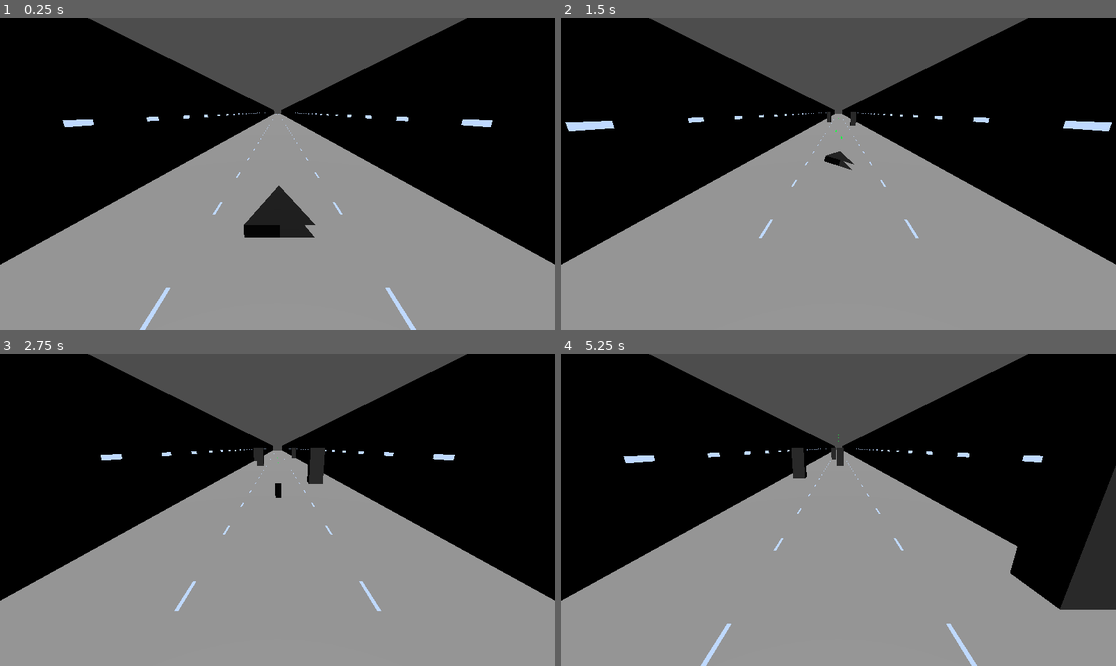
Above: before the commit, frames 1-4 (two rows, left to right).
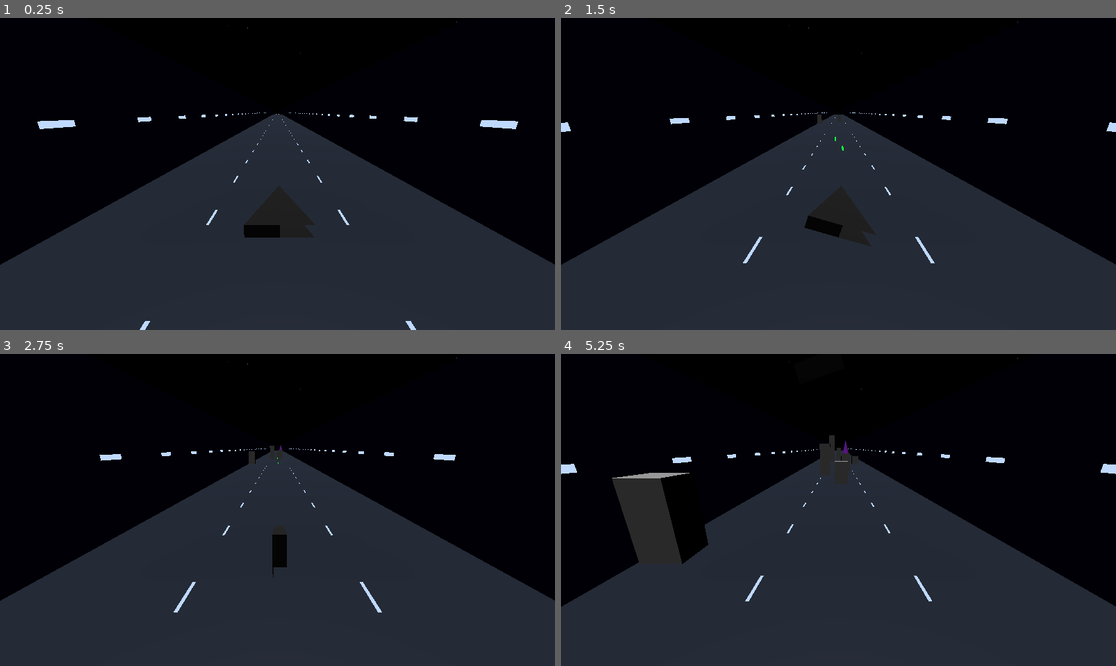
Above: after the commit, the same moments.

Repository: hotdogontology/CSCE552
Game: Godot game, scene res://main.tscn
Two runs of this game, one before a commit and one after it. Both use one fixed random seed, a clock stepped at 60 frames per second and the inputs below. Sound files missing from this copy of the repository are replaced by a short silence.
Inputs:
- Up to frame 1 (0.25 s): no input
- Up to frame 2 (1.5 s): hold F (knife_right) 0.53-1.28 s; hold S (boost) 0.53-1.28 s; tap Space (fire) at 0.8, 1.35 s; hold D (brake) from 1.28 s (still down)
- Up to frame 3 (2.75 s): tap S (boost) at 1.55 s; release D (brake) at 2.03 s; hold F (knife_right) from 2.03 s (still down); hold S (boost) from 2.03 s (still down); tap Space (fire) at 2.3 s
- Up to frame 4 (5.25 s): release F (knife_right) at 2.78 s; release S (boost) at 2.78 s; hold Up (move_up) 2.78-3.53 s; tap Space (fire) at 2.85, 3.8, 4.35 s; tap S (boost) at 3.05, 4.55 s; hold S (boost) 3.53-4.28 s; hold A (knife_left) 3.53-5.03 s; hold D (brake) from 5.03 s (still down); hold S (boost) from 5.03 s (still down)

The runs differ from the first frame. In frame 1, 55% of the frame differs, in the area x 0-100%, y 0-100%; in frame 2, 56%; in frame 3, 56%; in frame 4, 59%.

Commit message:
some sound effects, enemy turret

Diff:
--- /dev/null
+++ b/hound/camera_follow.gd
@@ -0,0 +1,27 @@
+extends Camera3D
+
+@export var target_path: NodePath = NodePath("../Player")
+@export_range(0.0, 1.0, 0.05) var horizontal_follow_amount := 0.3
+@export_range(0.0, 1.0, 0.05) var vertical_follow_amount := 0.2
+@export var follow_smoothing := 7.0
+
+@onready var target: Node3D = get_node(target_path) as Node3D
+
+var starting_position := Vector3.ZERO
+var target_starting_position := Vector3.ZERO
+
+
+func _ready() -> void:
+	starting_position = position
+	target_starting_position = target.position
+
+
+func _process(delta: float) -> void:
+	var target_offset := target.position - target_starting_position
+	var desired_position := starting_position + Vector3(
+		target_offset.x * horizontal_follow_amount,
+		target_offset.y * vertical_follow_amount,
+		0.0
+	)
+	var follow_weight := 1.0 - exp(-follow_smoothing * delta)
+	position = position.lerp(desired_position, follow_weight)
--- /dev/null
+++ b/hound/enemy_laser.gd
@@ -0,0 +1,61 @@
+extends Area3D
+
+@export var speed := 25.0
+@export var lifetime := 5.0
+
+@onready var hitbox: CollisionShape3D = $CollisionShape3D
+
+var direction := Vector3.BACK
+var has_hit := false
+
+
+func _ready() -> void:
+	area_entered.connect(_on_area_entered)
+
+
+func set_direction(new_direction: Vector3) -> void:
+	direction = new_direction.normalized()
+	look_at(global_position + direction, Vector3.UP)
+
+
+func _physics_process(delta: float) -> void:
+	if has_hit:
+		return
+
+	var movement := direction * speed * delta
+	var query := PhysicsShapeQueryParameters3D.new()
+	query.shape = hitbox.shape
+	query.transform = hitbox.global_transform
+	query.motion = movement
+	query.collision_mask = collision_mask
+	query.collide_with_areas = true
+	query.collide_with_bodies = false
+	var collision_fractions := (
+		get_world_3d().direct_space_state.cast_motion(query)
+	)
+	if collision_fractions[0] < 1.0:
+		global_position += movement * collision_fractions[0]
+		_hit_player()
+		return
+
+	global_position += movement
+	lifetime -= delta
+	if lifetime <= 0.0:
+		queue_free()
+
+
+func _on_area_entered(area: Area3D) -> void:
+	if area.is_in_group("player"):
+		_hit_player()
+
+
+func _hit_player() -> void:
+	if has_hit:
+		return
+
+	has_hit = true
+	set_physics_process(false)
+	set_deferred("monitoring", false)
+	hitbox.set_deferred("disabled", true)
+	queue_free()
+	get_tree().call_deferred("reload_current_scene")
--- /dev/null
+++ b/hound/enemy_laser.tscn
@@ -0,0 +1,28 @@
+[gd_scene load_steps=5 format=3]
+
+[ext_resource type="Script" path="res://enemy_laser.gd" id="1_enemy_laser"]
+
+[sub_resource type="StandardMaterial3D" id="StandardMaterial3D_enemy_laser"]
+shading_mode = 0
+albedo_color = Color(1, 0.04, 0.02, 1)
+emission_enabled = true
+emission = Color(1, 0.01, 0, 1)
+emission_energy_multiplier = 2.0
+
+[sub_resource type="BoxMesh" id="BoxMesh_enemy_laser"]
+material = SubResource("StandardMaterial3D_enemy_laser")
+size = Vector3(0.04, 0.04, 0.4)
+
+[sub_resource type="BoxShape3D" id="BoxShape3D_enemy_laser"]
+size = Vector3(0.04, 0.04, 0.4)
+
+[node name="EnemyLaser" type="Area3D" groups=["enemy_projectile"]]
+collision_layer = 8
+collision_mask = 1
+script = ExtResource("1_enemy_laser")
+
+[node name="Mesh" type="MeshInstance3D" parent="."]
+mesh = SubResource("BoxMesh_enemy_laser")
+
+[node name="CollisionShape3D" type="CollisionShape3D" parent="."]
+shape = SubResource("BoxShape3D_enemy_laser")
--- a/hound/laser.gd
+++ b/hound/laser.gd
@@ -3,9 +3,86 @@
 @export var speed := 18.0
 @export var lifetime := 2.0
 
+@onready var laser_mesh: MeshInstance3D = $Mesh
+@onready var hitbox: CollisionShape3D = $CollisionShape3D
+@onready var explosion_sound: AudioStreamPlayer3D = $Explosion
 
-func _process(delta: float) -> void:
-	position.z -= speed * delta
+var has_hit := false
+
+
+func _ready() -> void:
+	area_entered.connect(_on_area_entered)
+
+
+func _physics_process(delta: float) -> void:
+	if has_hit:
+		return
+
+	var movement := Vector3.FORWARD * speed * delta
+	var query := PhysicsShapeQueryParameters3D.new()
+	query.shape = hitbox.shape
+	query.transform = hitbox.global_transform
+	query.motion = movement
+	query.collision_mask = collision_mask
+	query.collide_with_areas = true
+	query.collide_with_bodies = false
+	var collision_fractions := (
+		get_world_3d().direct_space_state.cast_motion(query)
+	)
+	if collision_fractions[0] < 1.0:
+		global_position += movement * collision_fractions[0]
+		_damage_colliders_at_impact(query, movement, collision_fractions[1])
+		_play_impact()
+		return
+
+	global_position += movement
 	lifetime -= delta
 	if lifetime <= 0.0:
 		queue_free()
+
+
+func _on_area_entered(area: Area3D) -> void:
+	if has_hit:
+		return
+
+	if area.is_in_group("obstacle"):
+		_damage_target(area)
+		_play_impact()
+
+
+func _damage_colliders_at_impact(
+	query: PhysicsShapeQueryParameters3D,
+	movement: Vector3,
+	unsafe_fraction: float
+) -> void:
+	var impact_transform := query.transform
+	impact_transform.origin += movement * minf(unsafe_fraction + 0.01, 1.0)
+	query.transform = impact_transform
+	query.motion = Vector3.ZERO
+	var collisions := (
+		get_world_3d().direct_space_state.intersect_shape(query, 8)
+	)
+	for collision in collisions:
+		var collider := collision.get("collider") as Node
+		if collider != null and collider.is_in_group("obstacle"):
+			_damage_target(collider)
+			return
+
+
+func _damage_target(target: Node) -> void:
+	if target.has_method("take_damage"):
+		target.call("take_damage", 1)
+
+
+func _play_impact() -> void:
+	if has_hit:
+		return
+
+	has_hit = true
+	laser_mesh.hide()
+	hitbox.set_deferred("disabled", true)
+	set_deferred("monitoring", false)
+	set_physics_process(false)
+	explosion_sound.play()
+	await explosion_sound.finished
+	queue_free()
--- a/hound/laser.tscn
+++ b/hound/laser.tscn
@@ -1,6 +1,7 @@
-[gd_scene load_steps=5 format=3 uid="uid://bcqeeok3siohr"]
+[gd_scene load_steps=6 format=3 uid="uid://bcqeeok3siohr"]
 
 [ext_resource type="Script" uid="uid://cfp6vb8s1guit" path="res://laser.gd" id="1_laser"]
+[ext_resource type="AudioStream" uid="uid://b200i57766sxa" path="res://sound effects/explosion.wav" id="2_6vqwg"]
 
 [sub_resource type="StandardMaterial3D" id="StandardMaterial3D_laser"]
 shading_mode = 0
@@ -23,3 +24,6 @@
 
 [node name="CollisionShape3D" type="CollisionShape3D" parent="."]
 shape = SubResource("BoxShape3D_laser")
+
+[node name="Explosion" type="AudioStreamPlayer3D" parent="."]
+stream = ExtResource("2_6vqwg")
--- a/hound/main.gd
+++ b/hound/main.gd
@@ -2,13 +2,23 @@
 
 const TRENCH_SEGMENT_SCENE := preload("res://trench_segment.tscn")
 const TRENCH_SCRAPER_SCENE := preload("res://trench_scraper.tscn")
+const TURRET_SCENE := preload("res://turret.tscn")
+const TRENCH_SCRAPER_BASE_HEIGHT := 5.0
 
-@export var scroll_speed := 40.0
+@export var scroll_speed := 20.0
+@export var boost_scroll_speed := 30.0
+@export var brake_scroll_speed := 10.0
+@export var scroll_speed_acceleration := 60.0
 @export_range(2, 10, 1) var trench_segment_count := 3
 @export var trench_segment_length := 200.0
 @export var obstacle_spawn_z := -120.0
 @export var obstacle_ground_y := -4.5
 @export var obstacle_horizontal_limit := 8.5
+@export_range(0.0, 1.0, 0.05) var turret_spawn_chance := 0.25
+@export var turret_horizontal_limit := 2.0
+@export_range(0.5, 1.1, 0.05) var turret_building_height_scale := 0.8
+@export var minimum_obstacle_height_scale := 0.5
+@export var maximum_obstacle_height_scale := 2.0
 @export var minimum_spawn_delay := 0.45
 @export var maximum_spawn_delay := 0.9
 @export var restart_on_collision := true
@@ -18,9 +28,11 @@
 @onready var obstacle_timer: Timer = $BuildingTimer
 
 var trench_segments: Array[Node3D] = []
+var current_scroll_speed := 0.0
 
 
 func _ready() -> void:
+	current_scroll_speed = scroll_speed
 	_setup_trench()
 	player.area_entered.connect(_on_player_area_entered)
 	obstacle_timer.timeout.connect(_spawn_obstacle)
@@ -28,7 +40,30 @@
 
 
 func _process(delta: float) -> void:
+	_update_scroll_speed(delta)
 	_move_trench(delta)
+	_update_obstacle_speeds()
+
+
+func _update_scroll_speed(delta: float) -> void:
+	var target_speed := scroll_speed
+	var boosting := Input.is_action_pressed("boost")
+	var braking := Input.is_action_pressed("brake")
+	if boosting and not braking:
+		target_speed = boost_scroll_speed
+	elif braking and not boosting:
+		target_speed = brake_scroll_speed
+
+	current_scroll_speed = move_toward(
+		current_scroll_speed,
+		target_speed,
+		scroll_speed_acceleration * delta
+	)
+
+
+func _update_obstacle_speeds() -> void:
+	for obstacle in get_tree().get_nodes_in_group("obstacle"):
+		obstacle.set("speed", current_scroll_speed)
 
 
 func _setup_trench() -> void:
@@ -44,7 +79,7 @@
 
 func _move_trench(delta: float) -> void:
 	for segment in trench_segments:
-		segment.position.z += scroll_speed * delta
+		segment.position.z += current_scroll_speed * delta
 
 	for segment in trench_segments:
 		if segment.position.z >= trench_segment_length:
@@ -59,14 +94,44 @@
 
 
 func _spawn_obstacle() -> void:
-	var obstacle := TRENCH_SCRAPER_SCENE.instantiate() as Area3D
-	add_child(obstacle)
-	obstacle.position = Vector3(
-		randf_range(-obstacle_horizontal_limit, obstacle_horizontal_limit),
+	var spawning_turret := randf() < turret_spawn_chance
+	var building := TRENCH_SCRAPER_SCENE.instantiate() as Area3D
+	add_child(building)
+	var building_height_scale := turret_building_height_scale
+	if not spawning_turret:
+		var minimum_height := minf(
+			minimum_obstacle_height_scale,
+			maximum_obstacle_height_scale
+		)
+		var maximum_height := maxf(
+			minimum_obstacle_height_scale,
+			maximum_obstacle_height_scale
+		)
+		building_height_scale = randf_range(minimum_height, maximum_height)
+	building.scale.y = building_height_scale
+	var horizontal_spawn_limit := (
+		turret_horizontal_limit
+		if spawning_turret
+		else obstacle_horizontal_limit
+	)
+	var spawn_position := Vector3(
+		randf_range(-horizontal_spawn_limit, horizontal_spawn_limit),
 		obstacle_ground_y,
 		obstacle_spawn_z
 	)
-	obstacle.set("speed", scroll_speed)
+	building.position = spawn_position
+	building.set("speed", current_scroll_speed)
+
+	if spawning_turret:
+		var turret := TURRET_SCENE.instantiate() as Area3D
+		add_child(turret)
+		turret.position = spawn_position + Vector3(
+			0.0,
+			TRENCH_SCRAPER_BASE_HEIGHT * building_height_scale,
+			0.0
+		)
+		turret.set("speed", current_scroll_speed)
+
 	_schedule_next_obstacle()
 
 
--- a/hound/main.tscn
+++ b/hound/main.tscn
@@ -1,16 +1,38 @@
-[gd_scene load_steps=4 format=3 uid="uid://lvduepqic8sb"]
+[gd_scene load_steps=9 format=3 uid="uid://lvduepqic8sb"]
 
 [ext_resource type="PackedScene" uid="uid://dwnwtc5vqs7xi" path="res://player.tscn" id="1_ig7tw"]
 [ext_resource type="PackedScene" uid="uid://djkj0jhaau2i8" path="res://trench_segment.tscn" id="2_0xm2m"]
 [ext_resource type="Script" uid="uid://chrylrtcdqp" path="res://main.gd" id="3_main"]
+[ext_resource type="Script" uid="uid://cxcf4a01osucj" path="res://camera_follow.gd" id="4_camera"]
+[ext_resource type="Shader" uid="uid://bsadnnmw73pfm" path="res://starfield.gdshader" id="5_starfield"]
+
+[sub_resource type="Environment" id="Environment_space"]
+background_mode = 1
+background_color = Color(0.002, 0.004, 0.012, 1)
+
+[sub_resource type="ShaderMaterial" id="ShaderMaterial_starfield"]
+render_priority = 0
+shader = ExtResource("5_starfield")
+
+[sub_resource type="SphereMesh" id="SphereMesh_starfield"]
+material = SubResource("ShaderMaterial_starfield")
+radius = 500.0
+height = 1000.0
 
 [node name="Main" type="Node3D"]
 script = ExtResource("3_main")
+
+[node name="WorldEnvironment" type="WorldEnvironment" parent="."]
+environment = SubResource("Environment_space")
+
+[node name="Starfield" type="MeshInstance3D" parent="."]
+mesh = SubResource("SphereMesh_starfield")
 
 [node name="Player" parent="." instance=ExtResource("1_ig7tw")]
 
 [node name="Camera3D" type="Camera3D" parent="."]
 transform = Transform3D(1, 0, 0, 0, 0.956554, 0.291554, 0, -0.291554, 0.956554, -0.00951095, 0.500372, 1.0276)
+script = ExtResource("4_camera")
 
 [node name="DirectionalLight3D" type="DirectionalLight3D" parent="."]
 transform = Transform3D(1, 0, 0, 0, 0.0722287, 0.997388, 0, -0.997388, 0.0722287, 0, 8, 2)
--- a/hound/player.gd
+++ b/hound/player.gd
@@ -2,17 +2,13 @@
 
 const LASER_SCENE := preload("res://laser.tscn")
 
-@export var speed := 2.0
+@export var speed := 2.3
 @export var acceleration := 10.0
 @export var deceleration := 14.0
 @export var horizontal_limit := 2.0
 @export var vertical_minimum := -2.0
 @export var vertical_maximum := 2.0
-@export var boost_speed := 3.0
-@export var brake_speed := 2.0
-@export var longitudinal_acceleration := 12.0
-@export var forward_limit := -1.5
-@export var rear_limit := 0.6
+@export_range(0.0, 200.0, 1.0) var screen_edge_margin := 48.0
 @export_range(0.0, 90.0, 1.0) var maximum_bank_degrees := 35.0
 @export_range(0.0, 90.0, 1.0) var maximum_pitch_degrees := 20.0
 @export var rotation_speed := 8.0
@@ -24,7 +20,6 @@
 @onready var hitbox: CollisionShape3D = $CockpitHitBox
 
 var velocity := Vector2.ZERO
-var longitudinal_velocity := 0.0
 var model_rest_rotation := Vector3.ZERO
 var visual_roll := 0.0
 var barrel_roll_direction := 0.0
@@ -62,14 +57,13 @@
 		vertical_minimum,
 		vertical_maximum
 	)
+	_keep_player_on_screen()
 
 	# Stop pushing against an edge so the ship responds immediately when turning away.
 	if is_equal_approx(absf(position.x), horizontal_limit):
 		velocity.x = 0.0
 	if is_equal_approx(position.y, vertical_minimum) or is_equal_approx(position.y, vertical_maximum):
 		velocity.y = 0.0
-
-	_update_longitudinal_movement(delta)
 
 	var rotation_weight := 1.0 - exp(-rotation_speed * delta)
 	var target_pitch := model_rest_rotation.x \
@@ -89,6 +83,47 @@
 	hitbox.rotation.z = visual_roll
 
 
+func _keep_player_on_screen() -> void:
+	var viewport := get_viewport()
+	var camera := viewport.get_camera_3d()
+	if camera == null or camera.is_position_behind(global_position):
+		return
+
+	var viewport_size := viewport.get_visible_rect().size
+	var usable_margin := minf(
+		screen_edge_margin,
+		minf(viewport_size.x, viewport_size.y) * 0.45
+	)
+	var screen_position := camera.unproject_position(global_position)
+	var clamped_screen_position := Vector2(
+		clampf(screen_position.x, usable_margin, viewport_size.x - usable_margin),
+		clampf(screen_position.y, usable_margin, viewport_size.y - usable_margin)
+	)
+	if screen_position.is_equal_approx(clamped_screen_position):
+		return
+
+	var ray_origin := camera.project_ray_origin(clamped_screen_position)
+	var ray_direction := camera.project_ray_normal(clamped_screen_position)
+	if is_zero_approx(ray_direction.z):
+		return
+
+	var distance_to_movement_plane := (
+		global_position.z - ray_origin.z
+	) / ray_direction.z
+	var corrected_position := (
+		ray_origin + ray_direction * distance_to_movement_plane
+	)
+	if not is_equal_approx(screen_position.x, clamped_screen_position.x):
+		velocity.x = 0.0
+	if not is_equal_approx(screen_position.y, clamped_screen_position.y):
+		velocity.y = 0.0
+	global_position = Vector3(
+		corrected_position.x,
+		corrected_position.y,
+		global_position.z
+	)
+
+
 func _handle_firing(delta: float) -> void:
 	fire_cooldown = maxf(fire_cooldown - delta, 0.0)
 	if not Input.is_action_pressed("fire") or fire_cooldown > 0.0:
@@ -101,32 +136,9 @@
 
 func _fire_laser(muzzle_offset: Vector3) -> void:
 	var laser := LASER_SCENE.instantiate() as Area3D
+	$LaserSound.play()
 	get_tree().current_scene.add_child(laser)
 	laser.global_position = ship_model.to_global(muzzle_offset)
-
-
-func _update_longitudinal_movement(delta: float) -> void:
-	var target_speed := 0.0
-	var boosting := Input.is_action_pressed("boost")
-	var braking := Input.is_action_pressed("brake")
-	if boosting and not braking:
-		target_speed -= boost_speed
-	elif braking and not boosting:
-		target_speed += brake_speed
-
-	longitudinal_velocity = move_toward(
-		longitudinal_velocity,
-		target_speed,
-		longitudinal_acceleration * delta
-	)
-	position.z = clampf(
-		position.z + longitudinal_velocity * delta,
-		forward_limit,
-		rear_limit
-	)
-
-	if is_equal_approx(position.z, forward_limit) or is_equal_approx(position.z, rear_limit):
-		longitudinal_velocity = 0.0
 
 
 func _handle_maneuver_input() -> void:
--- a/hound/player.tscn
+++ b/hound/player.tscn
@@ -1,12 +1,13 @@
-[gd_scene load_steps=4 format=3 uid="uid://dwnwtc5vqs7xi"]
+[gd_scene load_steps=5 format=3 uid="uid://dwnwtc5vqs7xi"]
 
 [ext_resource type="ArrayMesh" uid="uid://d058srxq6bkb0" path="res://blockbench/starship1.obj" id="1_4flbx"]
 [ext_resource type="Script" uid="uid://86glxucyisx5" path="res://player.gd" id="1_onrkg"]
+[ext_resource type="AudioStream" uid="uid://bs02wwu0244tq" path="res://sound effects/fire_laser.wav" id="3_i3pqv"]
 
 [sub_resource type="BoxShape3D" id="BoxShape3D_4flbx"]
 size = Vector3(0.28, 0.06, 0.42)
 
-[node name="Player" type="Area3D"]
+[node name="Player" type="Area3D" groups=["player"]]
 collision_mask = 2
 script = ExtResource("1_onrkg")
 
@@ -15,3 +16,6 @@
 
 [node name="CockpitHitBox" type="CollisionShape3D" parent="."]
 shape = SubResource("BoxShape3D_4flbx")
+
+[node name="LaserSound" type="AudioStreamPlayer3D" parent="."]
+stream = ExtResource("3_i3pqv")
--- /dev/null
+++ b/hound/starfield.gdshader
@@ -0,0 +1,33 @@
+shader_type spatial;
+render_mode unshaded, cull_front, depth_draw_never;
+
+
+float random_value(vec2 coordinates) {
+	return fract(
+		sin(dot(coordinates, vec2(12.9898, 78.233))) * 43758.5453
+	);
+}
+
+
+void fragment() {
+	vec2 star_grid = UV * vec2(240.0, 120.0);
+	vec2 star_cell = floor(star_grid);
+	vec2 position_in_cell = fract(star_grid) - vec2(0.5);
+
+	float star_chance = random_value(star_cell);
+	vec2 star_offset = vec2(
+		random_value(star_cell + vec2(17.0, 31.0)),
+		random_value(star_cell + vec2(47.0, 13.0))
+	) - vec2(0.5);
+	float distance_from_star = length(
+		position_in_cell - star_offset * 0.75
+	);
+	float star_shape = 1.0 - smoothstep(0.015, 0.07, distance_from_star);
+	float star = step(0.985, star_chance) * star_shape;
+	float brightness = mix(0.35, 1.0, random_value(star_cell + vec2(9.0)));
+
+	vec3 background_color = vec3(0.002, 0.004, 0.012);
+	vec3 star_color = vec3(0.75, 0.85, 1.0) * star * brightness;
+	ALBEDO = background_color + star_color;
+	EMISSION = background_color + star_color;
+}
--- a/hound/trench_segment.tscn
+++ b/hound/trench_segment.tscn
@@ -1,14 +1,25 @@
-[gd_scene load_steps=5 format=3 uid="uid://djkj0jhaau2i8"]
+[gd_scene load_steps=6 format=3 uid="uid://djkj0jhaau2i8"]
 
 [ext_resource type="Script" path="res://trench_segment.gd" id="1_markings"]
 
+[sub_resource type="StandardMaterial3D" id="StandardMaterial3D_trench"]
+albedo_color = Color(0.08, 0.12, 0.18, 1)
+metallic = 0.35
+roughness = 0.75
+emission_enabled = true
+emission = Color(0.015, 0.025, 0.045, 1)
+emission_energy_multiplier = 1.0
+
 [sub_resource type="BoxMesh" id="BoxMesh_fsigi"]
+material = SubResource("StandardMaterial3D_trench")
 size = Vector3(20, 1, 200)
 
 [sub_resource type="BoxMesh" id="BoxMesh_1d3tk"]
+material = SubResource("StandardMaterial3D_trench")
 size = Vector3(1, 10, 200)
 
 [sub_resource type="BoxMesh" id="BoxMesh_fdbeb"]
+material = SubResource("StandardMaterial3D_trench")
 size = Vector3(1, 10, 200)
 
 [node name="TutorialTrench" type="Node3D"]
--- /dev/null
+++ b/hound/turret.gd
@@ -0,0 +1,57 @@
+extends Area3D
+
+const ENEMY_LASER_SCENE := preload("res://enemy_laser.tscn")
+
+@export var speed := 30.0
+@export var despawn_z := 15.0
+@export var maximum_health := 3
+@export var fire_interval := 1.5
+@export var minimum_firing_distance := 2.0
+@export var maximum_firing_distance := 100.0
+
+var health := 3
+var fire_cooldown := 0.0
+
+
+func _ready() -> void:
+	health = maximum_health
+	fire_cooldown = randf_range(0.35, fire_interval)
+
+
+func _physics_process(delta: float) -> void:
+	position.z += speed * delta
+	if position.z > despawn_z:
+		queue_free()
+		return
+
+	fire_cooldown = maxf(fire_cooldown - delta, 0.0)
+	if fire_cooldown <= 0.0:
+		_try_to_fire()
+
+
+func take_damage(amount: int = 1) -> void:
+	health -= amount
+	if health <= 0:
+		queue_free()
+
+
+func _try_to_fire() -> void:
+	var player := get_tree().get_first_node_in_group("player") as Area3D
+	if player == null:
+		return
+
+	var distance_ahead := player.global_position.z - global_position.z
+	if (
+		distance_ahead < minimum_firing_distance
+		or distance_ahead > maximum_firing_distance
+	):
+		return
+
+	var enemy_laser := ENEMY_LASER_SCENE.instantiate() as Area3D
+	get_tree().current_scene.add_child(enemy_laser)
+	enemy_laser.global_position = global_position + Vector3(0.0, 2.5, 0.0)
+	enemy_laser.call(
+		"set_direction",
+		enemy_laser.global_position.direction_to(player.global_position)
+	)
+	fire_cooldown = fire_interval
--- /dev/null
+++ b/hound/turret.tscn
@@ -0,0 +1,34 @@
+[gd_scene load_steps=5 format=3 uid="uid://dhv4557xmj3ol"]
+
+[ext_resource type="Script" uid="uid://bdswwxldyejg1" path="res://turret.gd" id="1_turret"]
+
+[sub_resource type="StandardMaterial3D" id="StandardMaterial3D_turret"]
+albedo_color = Color(0.55, 0.12, 0.8, 1)
+metallic = 0.25
+roughness = 0.55
+emission_enabled = true
+emission = Color(0.12, 0.015, 0.22, 1)
+emission_energy_multiplier = 0.75
+
+[sub_resource type="CylinderMesh" id="CylinderMesh_turret"]
+material = SubResource("StandardMaterial3D_turret")
+top_radius = 0.0
+bottom_radius = 0.7
+height = 3.0
+radial_segments = 4
+
+[sub_resource type="CylinderShape3D" id="CylinderShape3D_turret"]
+height = 3.0
+radius = 0.7
+
+[node name="Turret" type="Area3D" groups=["obstacle", "turret"]]
+collision_layer = 2
+script = ExtResource("1_turret")
+
+[node name="Mesh" type="MeshInstance3D" parent="."]
+transform = Transform3D(1, 0, 0, 0, 1, 0, 0, 0, 1, 0, 1.5, 0)
+mesh = SubResource("CylinderMesh_turret")
+
+[node name="CollisionShape3D" type="CollisionShape3D" parent="."]
+transform = Transform3D(1, 0, 0, 0, 1, 0, 0, 0, 1, 0, 1.5, 0)
+shape = SubResource("CylinderShape3D_turret")
Not shown, added: hound/camera_follow.gd.uid
Not shown, added: hound/enemy_laser.gd.uid
Not shown, added: hound/sound effects/explosion.wav.import
Not shown, added: hound/sound effects/fire_laser.wav.import
Not shown, added: hound/starfield.gdshader.uid
Not shown, added: hound/turret.gd.uid
Not shown, added: hound/sound effects/explosion.wav
Not shown, added: hound/sound effects/fire_laser.wav
